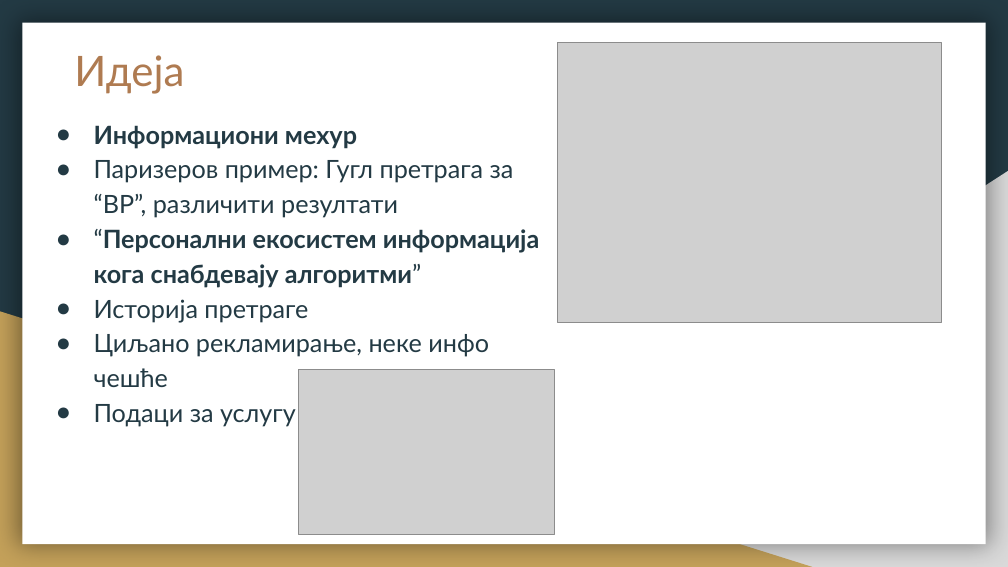
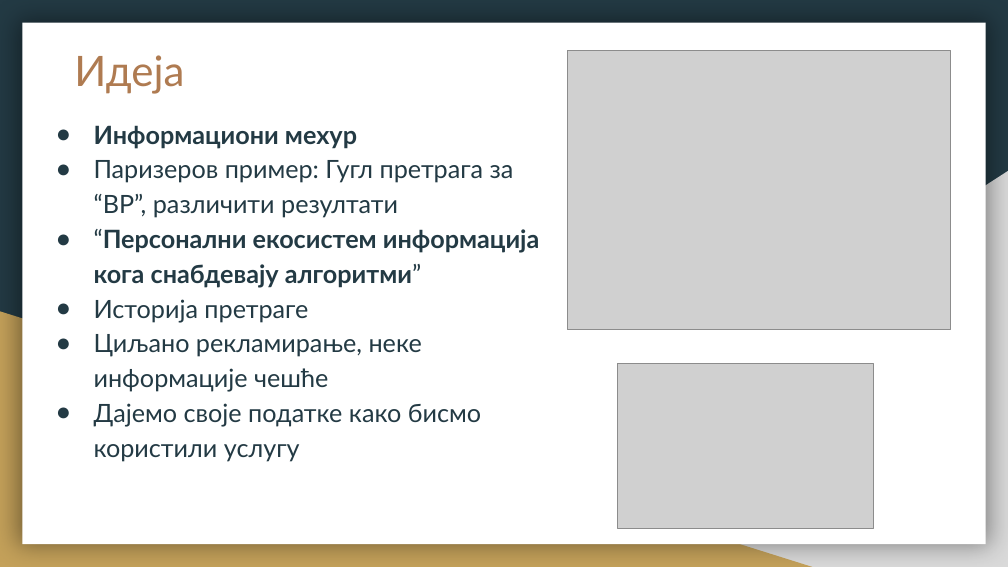
Before and after one commit to vukvuk21/RID, a slide deck: slide 8 of rid_2022_seminarski/mi18130_Bogdan_Markovic/predavanje_2/BogdanMarkovicPrezentacija.pptx. Drawn at 1008x567 pixels with LibreOffice and Linux fonts; fonts in the diff are those of the drawing; grey boxes stand for pictures. Boxes give left, top, right and bottom in pixels: in the first picture for what was removed or moved away, otherwise in the second. Text is boxed around its words. In the diff, an @@ line names an element or a change of style, - is before the commit and + after.

```diff
--- a/rid_2022_seminarski/mi18130_Bogdan_Markovic/predavanje_2/BogdanMarkovicPrezentacija.pptx
+++ b/rid_2022_seminarski/mi18130_Bogdan_Markovic/predavanje_2/BogdanMarkovicPrezentacija.pptx
@@ picture: place and size @@
-picture at <box>557,42,941,322</box>
+picture at <box>568,50,952,330</box>
@@ text at <box>94,334,481,461</box>: text changed @@
-● Циљано рекламирање, неке инфо чешће
-● Подаци за услугу
+● Циљано рекламирање, неке информације чешће
+● Дајемо своје податке како бисмо користили услугу
@@ picture: place and size @@
-picture at <box>298,370,554,534</box>
+picture at <box>618,364,874,528</box>
```
Also in this commit, not shown: 10 other slides changed, 1 other file.
